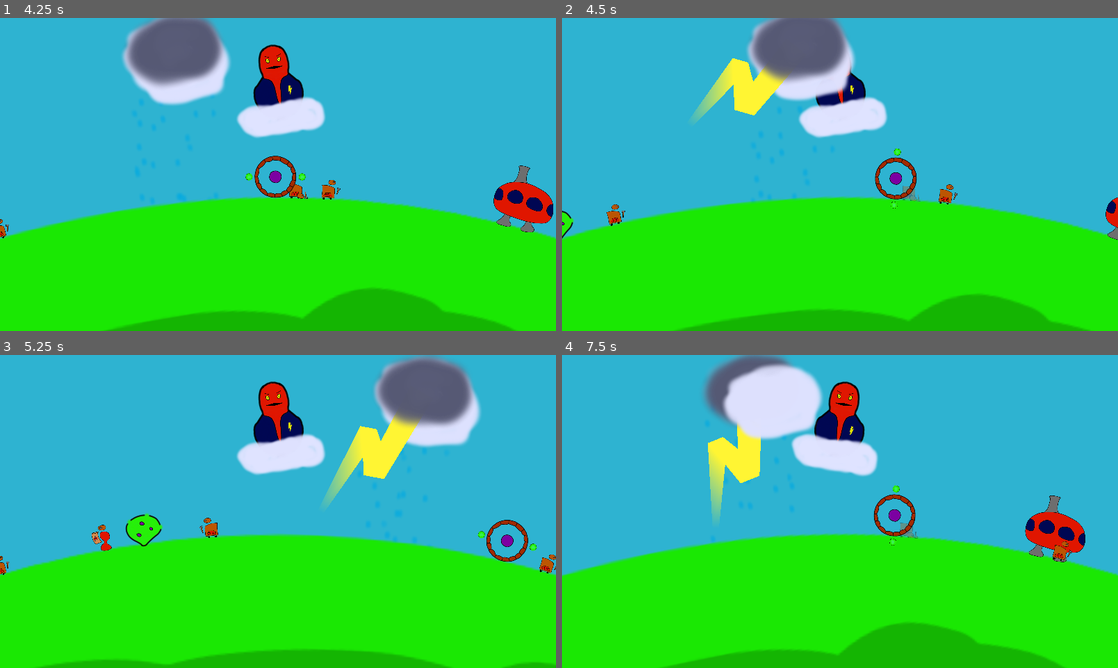
Above: before the commit, frames 1-4 (two rows, left to right).
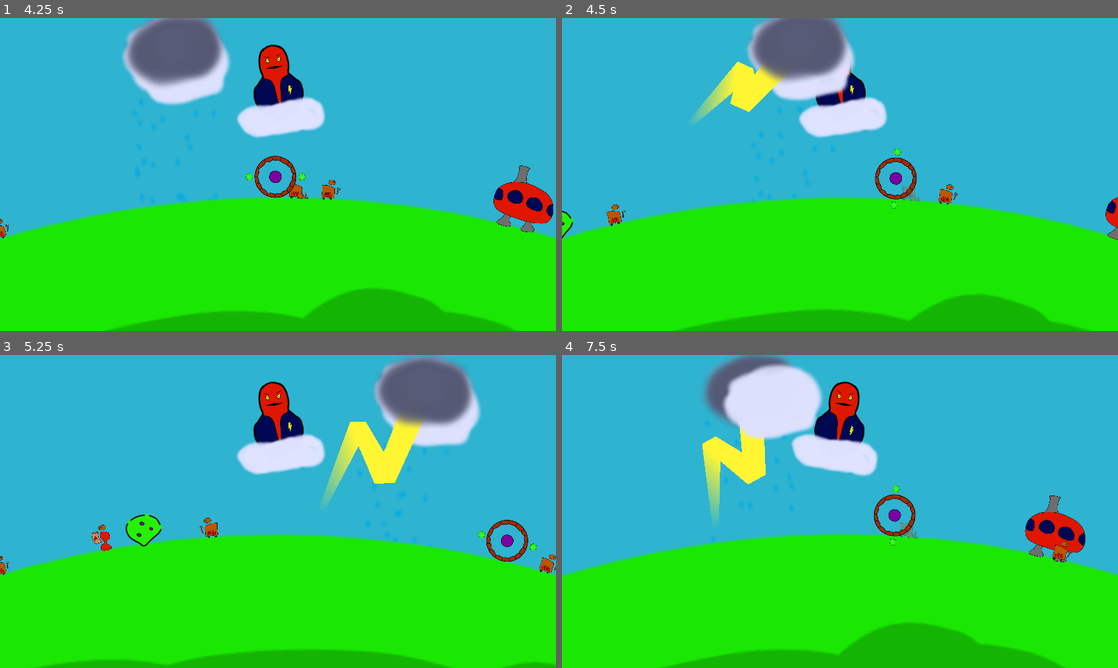
Above: after the commit, the same moments.

Repository: MANM-ANMM/jam_orage_o_rage
Game: Godot game, scene res://scene/main.tscn
The game is run twice, just before and just after one commit, with the same random seed, the same clock (stepped at 60 frames per second) and the same inputs.
Inputs (mouse positions are in pixels of both pictures, inside the frame that each line leads up to):
- Up to frame 1 (4.25 s): tap Enter (ui_accept) at 0.5, 0.77, 0.8, 1.07, 1.35, 1.52, 1.82, 2.3, 3.02, 3.32, 3.6, 3.77, 4.07 s; move the mouse to (400, 158) at 0.52 s; hold Right (move_right) 0.53-1.28 s; click (400, 158) at 0.6 s; move the mouse to (166, 190) at 1.27 s; hold Left (move_left) 1.28-2.03 s; click (166, 190) at 1.55 s; move the mouse to (333, 105) at 2.02 s; hold Right (move_right) 2.03-3.53 s; click (333, 105) at 2.1 s; move the mouse to (250, 237) at 2.77 s; click (250, 237) at 2.85 s; move the mouse to (444, 221) at 3.52 s; hold Left (move_left) from 3.53 s (still down)
- Up to frame 2 (4.5 s): keep holding Left (move_left); move the mouse to (673, 127) at 4.27 s; click (673, 127) at 4.35 s
- Up to frame 3 (5.25 s): keep holding Left (move_left); tap Enter (ui_accept) at 4.52, 4.82 s; move the mouse to (305, 511) at 5.02 s; click (305, 511) at 5.1 s
- Up to frame 4 (7.5 s): tap Enter (ui_accept) at 5.3, 5.85, 6.02, 6.32, 6.77, 6.8, 7.07 s; move the mouse to (756, 433) at 5.77 s; release Left (move_left) at 5.78 s; hold Right (move_right) from 5.78 s (still down); click (756, 433) at 6.05 s; move the mouse to (962, 495) at 6.52 s; click (962, 495) at 6.6 s; move the mouse to (728, 527) at 7.27 s; click (728, 527) at 7.35 s

Frame 1 is identical in both runs. In frame 2, 0.5% of the frame differs, in the area x 23-42%, y 12-34%; in frame 3, 1.1%, in the area x 57-77%, y 18-49%; in frame 4, 0.5%.

Commit message:
zapper

Diff:
--- /dev/null
+++ b/scene/constructions/adeptes/zapper.tscn
@@ -0,0 +1,49 @@
+[gd_scene load_steps=8 format=3 uid="uid://b2jicdxmwtxqx"]
+
+[ext_resource type="PackedScene" uid="uid://cew563e1kmwm7" path="res://scene/constructions/batiment.tscn" id="1_kn8tw"]
+[ext_resource type="Texture2D" uid="uid://inqqxy2mgg6x" path="res://sprite/construction/zapper.png" id="2_gv8q8"]
+[ext_resource type="PackedScene" uid="uid://cipx2fu5v6v3s" path="res://scene/eclair.tscn" id="3_ushu3"]
+[ext_resource type="Script" path="res://script/constructions/zap.gd" id="4_01vss"]
+
+[sub_resource type="RectangleShape2D" id="RectangleShape2D_c1g6g"]
+size = Vector2(19, 47.5)
+
+[sub_resource type="CircleShape2D" id="CircleShape2D_mo8q2"]
+radius = 7.0
+
+[sub_resource type="CircleShape2D" id="CircleShape2D_6pxuo"]
+radius = 60.0
+
+[node name="Zapper" instance=ExtResource("1_kn8tw")]
+
+[node name="Sprite2D" type="Sprite2D" parent="." index="0"]
+position = Vector2(1, -24)
+scale = Vector2(0.05, 0.05)
+texture = ExtResource("2_gv8q8")
+
+[node name="CollisionShape2D" type="CollisionShape2D" parent="." index="1"]
+position = Vector2(1.5, -23.25)
+shape = SubResource("RectangleShape2D_c1g6g")
+
+[node name="Recharge" type="StaticBody2D" parent="." index="2"]
+position = Vector2(2, -40)
+collision_layer = 16
+collision_mask = 0
+script = ExtResource("4_01vss")
+
+[node name="CollisionShape2D" type="CollisionShape2D" parent="Recharge" index="0"]
+shape = SubResource("CircleShape2D_mo8q2")
+
+[node name="DetectAttaque" type="Area2D" parent="Recharge" index="1"]
+collision_layer = 0
+collision_mask = 16
+
+[node name="CollisionShape2D" type="CollisionShape2D" parent="Recharge/DetectAttaque" index="0"]
+shape = SubResource("CircleShape2D_6pxuo")
+
+[node name="Eclair" parent="Recharge" index="2" instance=ExtResource("3_ushu3")]
+position = Vector2(-1, 0)
+scale = Vector2(0.5, 0.5)
+
+[connection signal="area_entered" from="Recharge/DetectAttaque" to="Recharge" method="_on_detect_attaque_area_entered"]
+[connection signal="body_entered" from="Recharge/DetectAttaque" to="Recharge" method="_on_detect_attaque_body_entered"]
--- a/scene/constructions/boulet_apostat.tscn
+++ b/scene/constructions/boulet_apostat.tscn
@@ -9,6 +9,7 @@
 collision_layer = 16
 collision_mask = 9
 script = ExtResource("1_5ppv3")
+peuple = 1
 
 [node name="CollisionShape2D" type="CollisionShape2D" parent="."]
 shape = SubResource("CircleShape2D_fy5nd")
--- a/scene/main.tscn
+++ b/scene/main.tscn
@@ -12,6 +12,7 @@
 [ext_resource type="PackedScene" uid="uid://c7ti6hy0gaycc" path="res://scene/constructions/apostats/canon.tscn" id="8_2wgpj"]
 [ext_resource type="PackedScene" uid="uid://b2yap1l1e3a52" path="res://scene/personnages/apostats/apostat_guerrier.tscn" id="8_3brll"]
 [ext_resource type="PackedScene" uid="uid://ce5vmbunw7qrm" path="res://scene/constructions/apostats/pod_orbital_chantier_canon.tscn" id="9_7mh43"]
+[ext_resource type="PackedScene" uid="uid://b2jicdxmwtxqx" path="res://scene/constructions/adeptes/zapper.tscn" id="10_pj7l1"]
 [ext_resource type="PackedScene" uid="uid://bbccirbv3hfcs" path="res://scene/nuage.tscn" id="10_rjk7h"]
 [ext_resource type="PackedScene" uid="uid://bfrs5k7aqy8sy" path="res://scene/ciblage_foudre.tscn" id="11_bpmg8"]
 [ext_resource type="PackedScene" uid="uid://cmdqrmybnuq03" path="res://scene/constructions/apostats/spawner_canon_orbit.tscn" id="14_jr4nh"]
@@ -54,6 +55,10 @@
 [node name="PoseChantierCanon" parent="Planete/batiments" instance=ExtResource("9_7mh43")]
 position = Vector2(-218, -1165)
 
+[node name="Zapper" parent="Planete/batiments" instance=ExtResource("10_pj7l1")]
+position = Vector2(494, -632)
+rotation = 0.591822
+
 [node name="personnages" type="Node2D" parent="Planete"]
 
 [node name="AdepteConstructeur" parent="Planete/personnages" instance=ExtResource("5_vn2rs")]
--- a/script/constructions/boulet.gd
+++ b/script/constructions/boulet.gd
@@ -11,7 +11,7 @@
 
 
 func _on_body_entered(body):
-	if body.has_method("subir_degats") and body.peuple == peuple:
+	if body.has_method("subir_degats") and body.peuple != peuple:
 		body.subir_degats(1)
 	queue_free()
 
--- /dev/null
+++ b/script/constructions/zap.gd
@@ -0,0 +1,33 @@
+extends StaticBody2D
+
+var charge := 1
+@export var peuple : Types.Peuple
+@onready var eclair := $Eclair
+@onready var detection := $DetectAttaque
+
+
+func subir_foudre(foudre:int):
+	charge += 2*foudre
+	var cibles :Array= detection.get_overlapping_areas() + detection.get_overlapping_bodies()
+	cibles = cibles.filter(recognise)
+	for c in cibles:
+		zap.call_deferred(c.global_position)
+
+func zap(pos:Vector2):
+	print("zap")
+	if charge > 0:
+		eclair.start(pos)
+		charge-=1
+
+func _on_detect_attaque_body_entered(body):
+	if recognise(body):
+		zap.call_deferred(body.global_position)
+
+
+func _on_detect_attaque_area_entered(area):
+	print(area)
+	if recognise(area):
+		zap.call_deferred(area.global_position)
+
+func recognise(b):
+	return b != self and b.peuple != peuple
--- a/script/eclair.gd
+++ b/script/eclair.gd
@@ -9,7 +9,7 @@
 	visible = false
 
 func start(gpos):
-	var end_point = (gpos - global_position).rotated(-global_rotation)
+	var end_point = (gpos - global_position).rotated(-global_rotation) / scale.x
 	collision_shape_foudre.position = end_point
 	collision_shape_foudre.disabled = false
 
Not shown: 1 places in scene/main.tscn that only renumber resources
Binary file added: sprite/construction/zapper.png
Not shown, added: sprite/construction/zapper.png.import
Not shown, added: sprite/construction/zapper.kra
